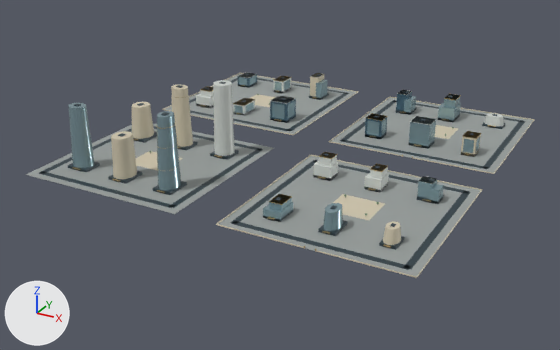
Two versions of the glTF model web/public/assets/3d/ampliworld/GC-CITY-2030/GC-TILE-16-16.glb, one commit apart.
One viewpoint serves both versions: a 50 mm camera at (6668.0, -2306.0, 576.0) aimed at (5986.0, -1066.0, -44.0). Lighting does not change. The marker at lower left points along +X, +Y and +Z. The first picture is the older version. Where no turn or scale is listed for an object, it has been applied to the vertices. Vertices at exactly the same position are counted once.

In view in the first picture: 'GC-TILE-16-16-blue', 'GC-TILE-16-16-dark', 'GC-TILE-16-16-glass', 'GC-TILE-16-16-gold', 'GC-TILE-16-16-ivory', 'GC-TILE-16-16-paving', 'GC-TILE-16-16-white'.
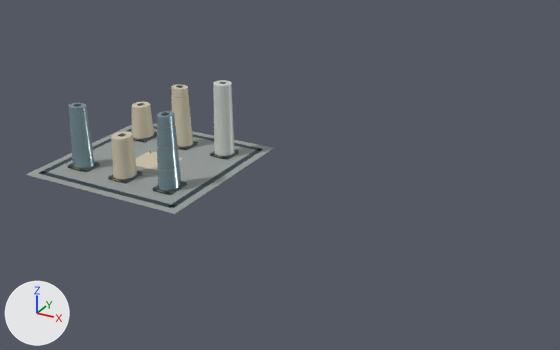
Pixel boxes (x1, y1, x2, y2) of what changed, in the pictures (560 x 350 px):
'GC-TILE-16-16-paving', reshaped (51% narrower, 55% shorter)
    before: (26, 73, 533, 277)
    after: (26, 123, 274, 214)
'GC-TILE-16-16-glass', reshaped (72% narrower, 43% shorter)
    before: (68, 76, 480, 231)
    after: (68, 103, 182, 191)
'GC-TILE-16-16-dark', reshaped (54% narrower, 35% shorter)
    before: (39, 74, 525, 270)
    after: (39, 81, 263, 208)
'GC-TILE-16-16-ivory', reshaped (80% narrower, 54% shorter)
    before: (111, 73, 535, 278)
    after: (111, 85, 193, 179)
'GC-TILE-16-16-white', reshaped (93% narrower, 36% shorter)
    before: (196, 72, 504, 192)
    after: (213, 80, 235, 156)
'GC-TILE-16-16-gold', reshaped (65% narrower, 45% shorter)
    before: (72, 76, 496, 252)
    after: (72, 96, 221, 193)
'GC-TILE-16-16-blue', deleted
    before: (238, 72, 412, 139)
part 1 of me_mesh_0, deleted
    before: (165, 73, 357, 134)
part 2 of me_mesh_0, deleted
    before: (331, 97, 533, 173)
part 3 of me_mesh_0, deleted
    before: (219, 156, 481, 277)
part 4 of me_mesh_1, deleted
    before: (189, 74, 525, 270)
part 5 of me_mesh_2, deleted
    before: (162, 73, 535, 278)
part 6 of me_mesh_5, deleted
    before: (200, 76, 496, 252)
part 7 of me_mesh_7, deleted
    before: (196, 72, 504, 192)
part 8 of me_mesh_8, deleted
    before: (235, 76, 480, 231)

Edits to the bpy script that builds the scene:
```text
Change me_mesh_0:
    used by ob_gc_tile_16_16_paving; location = (0.0, 0.0, 0.0)
    remove me_mesh_0.from_pydata(...)  # 32 vertices, 48 faces; spans x 5621.0..6379.0, y -1379.0..-621.0, z 0.0
    add me_mesh_0.from_pydata(...)  # 8 vertices, 12 faces; spans x 5621.0..5959.0, y -1379.0..-1041.0, z 0.0
    me_mesh_0 part 1: the loose piece of 8 vertices spanning x 5621.0..5959.0, y -959.0..-621.0, z 0.0 is deleted
    me_mesh_0 part 2: the loose piece of 8 vertices spanning x 6041.0..6379.0, y -959.0..-621.0, z 0.0 is deleted
    me_mesh_0 part 3: the loose piece of 8 vertices spanning x 6041.0..6379.0, y -1379.0..-1041.0, z 0.0 is deleted
Change me_mesh_1:
    used by ob_gc_tile_16_16_dark; location = (0.0, 0.0, 0.0)
    remove me_mesh_1.from_pydata(...)  # 512 vertices, 768 faces; spans x 5636.0..6364.0, y -1364.0..-636.0, z 0.0..147.0
    add me_mesh_1.from_pydata(...)  # 128 vertices, 192 faces; spans x 5636.0..5944.0, y -1364.0..-1056.0, z 0.0..147.0
    me_mesh_1 part 4: 48 loose pieces with 384 vertices, spanning x 5636.0..6364.0, y -1364.0..-636.0, z 0.0..54.0, are deleted
Change me_mesh_2:
    used by ob_gc_tile_16_16_ivory; location = (0.0, 0.0, 0.0)
    remove me_mesh_2.from_pydata(...)  # 256 vertices, 412 faces; spans x 5620.0..6380.0, y -1380.0..-620.0, z 0.0..123.0
    add me_mesh_2.from_pydata(...)  # 74 vertices, 132 faces; spans x 5669.0..5830.0, y -1322.0..-1093.0, z 0.0..123.0
    me_mesh_2 part 5: 21 loose pieces with 182 vertices, spanning x 5620.0..6380.0, y -1380.0..-620.0, z 0.0..53.0, are deleted
Change me_mesh_5:
    used by ob_gc_tile_16_16_gold; location = (0.0, 0.0, 0.0)
    remove me_mesh_5.from_pydata(...)  # 906 vertices, 1548 faces; spans x 5670.0..6329.0, y -1380.0..-676.0, z 0.0..126.0
    add me_mesh_5.from_pydata(...)  # 444 vertices, 792 faces; spans x 5670.0..5908.0, y -1327.0..-1094.0, z 4.0..126.0
    me_mesh_5 part 6: 42 loose pieces with 462 vertices, spanning x 5679.0..6329.0, y -1380.0..-676.0, z 0.0..49.0, are deleted
Change me_mesh_7:
    used by ob_gc_tile_16_16_white; location = (0.0, 0.0, 0.0)
    remove me_mesh_7.from_pydata(...)  # 156 vertices, 248 faces; spans x 5671.0..6330.0, y -1138.0..-677.0, z 0.0..146.0
    add me_mesh_7.from_pydata(...)  # 22 vertices, 40 faces; spans x 5871.0..5909.0, y -1138.0..-1098.0, z 5.0..146.0
    me_mesh_7 part 7: 15 loose pieces with 134 vertices, spanning x 5671.0..6330.0, y -1136.0..-677.0, z 0.0..53.0, are deleted
Change me_mesh_8:
    used by ob_gc_tile_16_16_glass; location = (0.0, 0.0, 0.0)
    remove me_mesh_8.from_pydata(...)  # 362 vertices, 564 faces; spans x 5669.0..6329.0, y -1323.0..-675.0, z 0.0..139.0
    add me_mesh_8.from_pydata(...)  # 44 vertices, 80 faces; spans x 5669.0..5908.0, y -1323.0..-1273.0, z 5.0..139.0
    me_mesh_8 part 8: 38 loose pieces with 318 vertices, spanning x 5674.0..6329.0, y -1321.0..-675.0, z 0.0..51.0, are deleted
Remove ob_gc_tile_16_16_blue:
    ob_gc_tile_16_16_blue = bpy.data.objects.new('GC-TILE-16-16-blue', me_mesh_6)
    ob_gc_tile_16_16_blue.location = (0.0, 0.0, 0.0)
```
